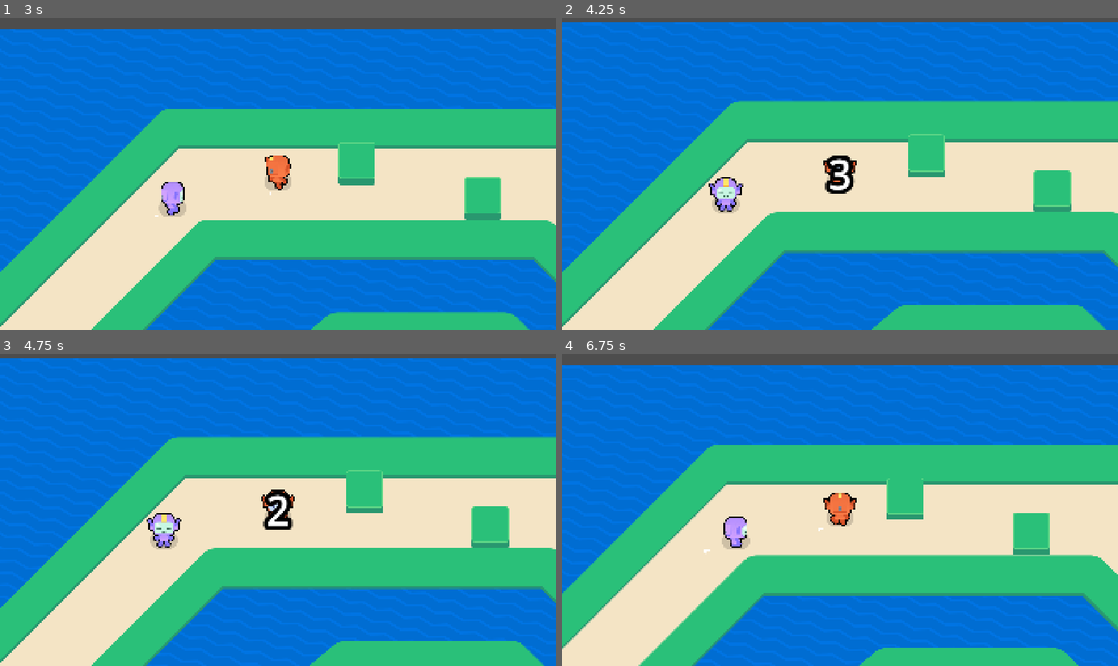
Above: before the commit, frames 1-4 (two rows, left to right).
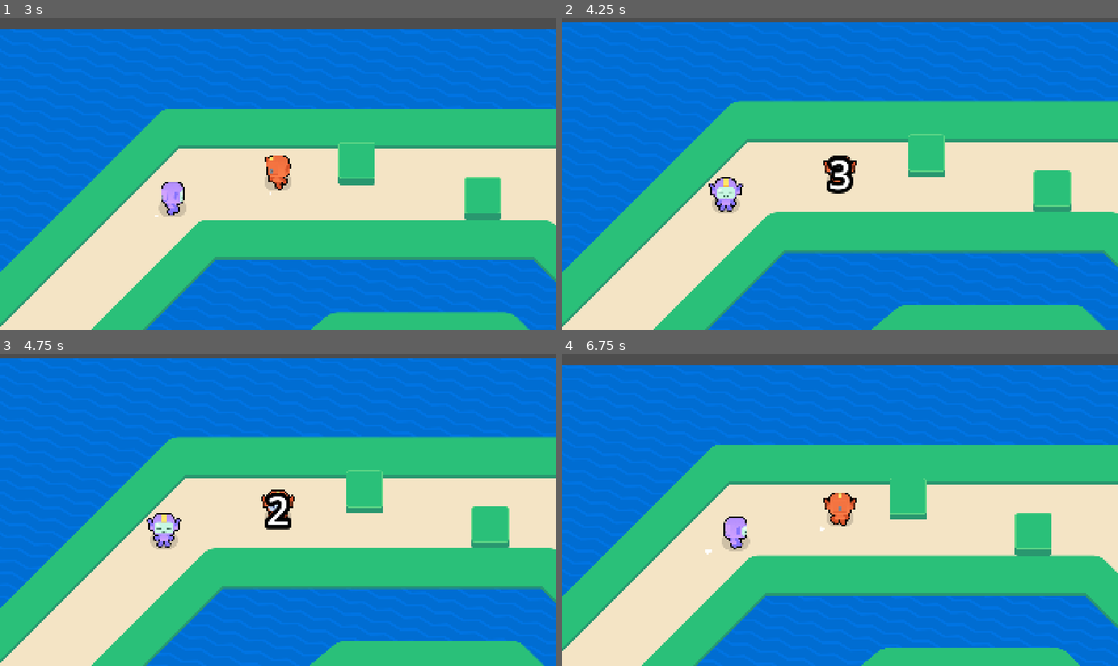
Above: after the commit, the same moments.

Repository: eddiespaget/M9-Top-Down-Movement
Game: Godot game, scene res://lessons/game.tscn
Two runs of this game, one before a commit and one after it. Both use one fixed random seed, a clock stepped at 60 frames per second and the inputs below. The project has no main scene, so this scene is started directly.
Inputs (mouse positions are in pixels of both pictures, inside the frame that each line leads up to):
- Up to frame 1 (3 s): tap Enter at 0.5 s; move the mouse to (400, 158) at 0.52 s; hold Right (move_right) 0.53-1.28 s; tap Z every 0.75 s from 0.6 to 2.85 s; click (400, 158) at 0.67 s; tap Space at 0.77, 1.52 s; move the mouse to (166, 189) at 1.27 s; hold Down (move_down) 1.28-2.03 s; move the mouse to (333, 105) at 2.02 s; hold Right (move_right) 2.03-2.78 s; move the mouse to (250, 236) at 2.77 s; hold Up (move_up) from 2.78 s (still down); click (250, 236) at 2.92 s
- Up to frame 2 (4.25 s): tap Space at 3.02, 3.77 s; move the mouse to (1006, 220) at 3.52 s; release Up (move_up) at 3.53 s; hold Left (move_left) from 3.53 s (still down); tap Z at 3.6 s
- Up to frame 3 (4.75 s): keep holding Left (move_left); move the mouse to (111, 463) at 4.27 s; tap Z at 4.35 s; tap Space at 4.52 s
- Up to frame 4 (6.75 s): move the mouse to (867, 510) at 5.02 s; release Left (move_left) at 5.03 s; hold Down (move_down) 5.03-5.78 s; tap Z at 5.1, 5.85, 6.6 s; click (867, 510) at 5.17 s; move the mouse to (756, 432) at 5.77 s; hold Right (move_right) 5.78-6.53 s; tap Space at 6.02 s; move the mouse to (962, 494) at 6.52 s; hold Up (move_up) from 6.53 s (still down)

Frame 1 is identical in both runs. In frame 2, 0.2% of the frame differs, in the area x 27-53%, y 44-59%; in frame 3, 0.2%; in frame 4, 2.0%, in the area x 0-100%, y 29-100%.

Commit message:
M9L15 done

Diff:
--- a/lessons/bouncer.gd
+++ b/lessons/bouncer.gd
@@ -2,30 +2,37 @@
 
 @export var max_speed := 600.0
 @export var acceleration := 1200.0
+@export var avoidance_strength := 21000.0
 
 @onready var _dust: GPUParticles2D = %Dust
 @onready var _runner_visual: RunnerVisual = %RunnerVisualPurple
+@onready var _hit_box: Area2D = %HitBox
+@onready var _raycasts: Node2D = %Raycasts
 
-@onready var _hit_box: Area2D = %HitBox
 
 func _ready() -> void:
 	_hit_box.body_entered.connect(func(body: Node) -> void:
 		if body is Runner:
 			get_tree().reload_current_scene.call_deferred()
 	)
+	for raycast: RayCast2D in _raycasts.get_children():
+		raycast.add_exception(self)
+
 
 func _physics_process(delta: float) -> void:
 	var direction := global_position.direction_to(get_global_player_position())
 	var distance := global_position.distance_to(get_global_player_position())
 	var speed := max_speed if distance > 100 else max_speed * distance / 100
+
 	var desired_velocity := direction * speed
+	desired_velocity += calculate_avoidance_force() * delta
 
 	velocity = velocity.move_toward(desired_velocity, acceleration * delta)
-
 	move_and_slide()
 
 	if velocity.length() > 10.0:
 		_runner_visual.angle = rotate_toward(_runner_visual.angle, direction.orthogonal().angle(), 8.0 * delta)
+		_raycasts.rotation = _runner_visual.angle
 
 		var current_speed_percent := velocity.length() / max_speed
 		_runner_visual.animation_name = (
@@ -33,10 +40,29 @@
 			if current_speed_percent < 0.8
 			else RunnerVisual.Animations.RUN
 		)
+
 		_dust.emitting = true
 	else:
 		_runner_visual.animation_name = RunnerVisual.Animations.IDLE
 		_dust.emitting = false
 
+
 func get_global_player_position() -> Vector2:
 	return get_tree().root.get_node("Game/Runner").global_position
+
+
+func calculate_avoidance_force() -> Vector2:
+	var avoidance_force := Vector2.ZERO
+
+	for raycast: RayCast2D in _raycasts.get_children():
+		if raycast.is_colliding():
+			var collision_position := raycast.get_collision_point()
+			var direction_away_from_obstacle := collision_position.direction_to(raycast.global_position)
+
+			var ray_length := raycast.target_position.length()
+			var intensity := 1.0 - collision_position.distance_to(raycast.global_position) / ray_length
+
+			var force := direction_away_from_obstacle * avoidance_strength * intensity
+			avoidance_force += force
+
+	return avoidance_force
--- a/lessons/bouncer.tscn
+++ b/lessons/bouncer.tscn
@@ -83,3 +83,15 @@
 [node name="CollisionShape2D" type="CollisionShape2D" parent="HitBox"]
 position = Vector2(2, -43)
 shape = SubResource("CircleShape2D_o17vw")
+
+[node name="Raycasts" type="Node2D" parent="."]
+unique_name_in_owner = true
+position = Vector2(0, -43)
+
+[node name="RayCast2D" type="RayCast2D" parent="Raycasts"]
+rotation = 0.70191807
+target_position = Vector2(100, 0)
+
+[node name="RayCast2D2" type="RayCast2D" parent="Raycasts"]
+rotation = 2.464694
+target_position = Vector2(100, 0)
--- a/lessons/raycast_test.tscn
+++ b/lessons/raycast_test.tscn
@@ -1,14 +1,8 @@
-[gd_scene load_steps=3 format=3 uid="uid://cypeg7f6ibbbd"]
+[gd_scene load_steps=2 format=3 uid="uid://cypeg7f6ibbbd"]
 
-[ext_resource type="Script" uid="uid://b15qg3eg546ql" path="res://lessons/ray_cast_2d.gd" id="1_j13gy"]
 [ext_resource type="PackedScene" uid="uid://l5vkm11cgaib" path="res://lessons/simple_obstacle.tscn" id="2_yfqnp"]
 
 [node name="RaycastTest" type="Node2D"]
 
-[node name="RayCast2D" type="RayCast2D" parent="."]
-position = Vector2(656, 411)
-target_position = Vector2(120, 0)
-script = ExtResource("1_j13gy")
-
 [node name="SimpleObstacle" parent="." instance=ExtResource("2_yfqnp")]
-position = Vector2(902, 339)
+position = Vector2(757, 279)
